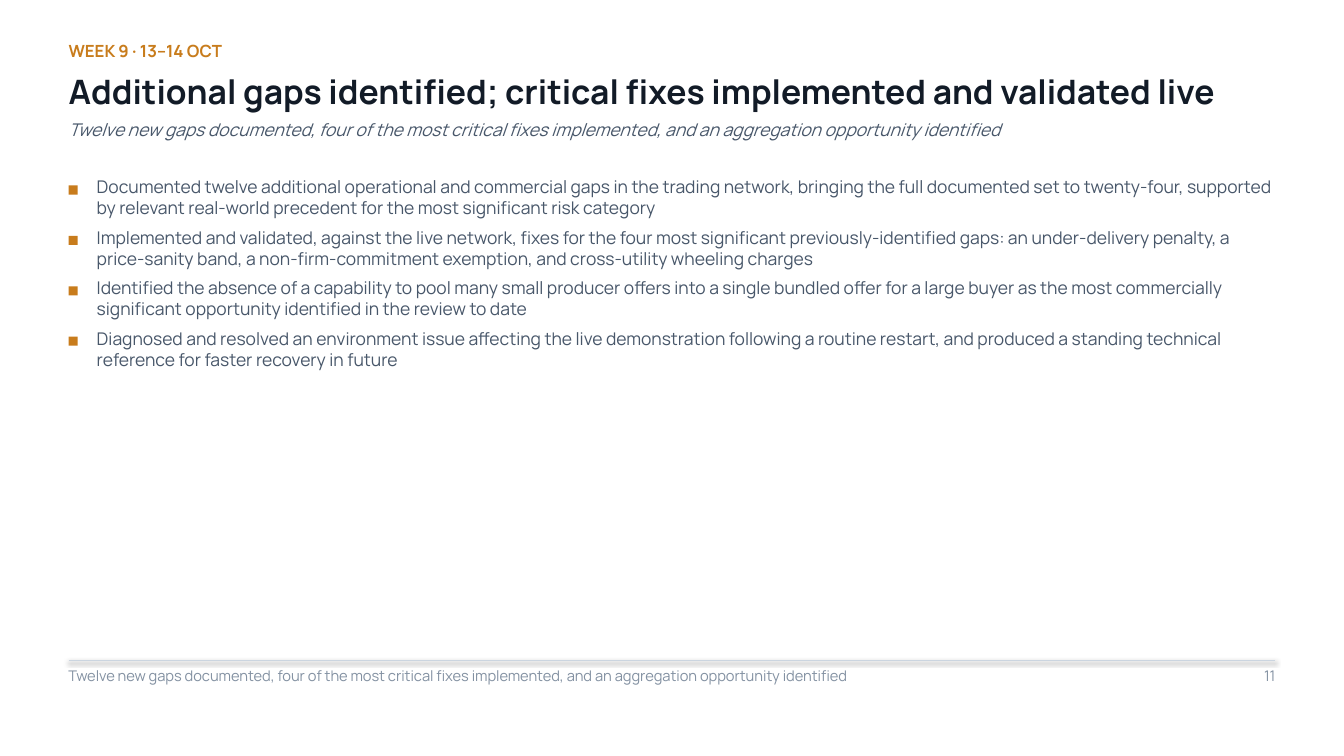
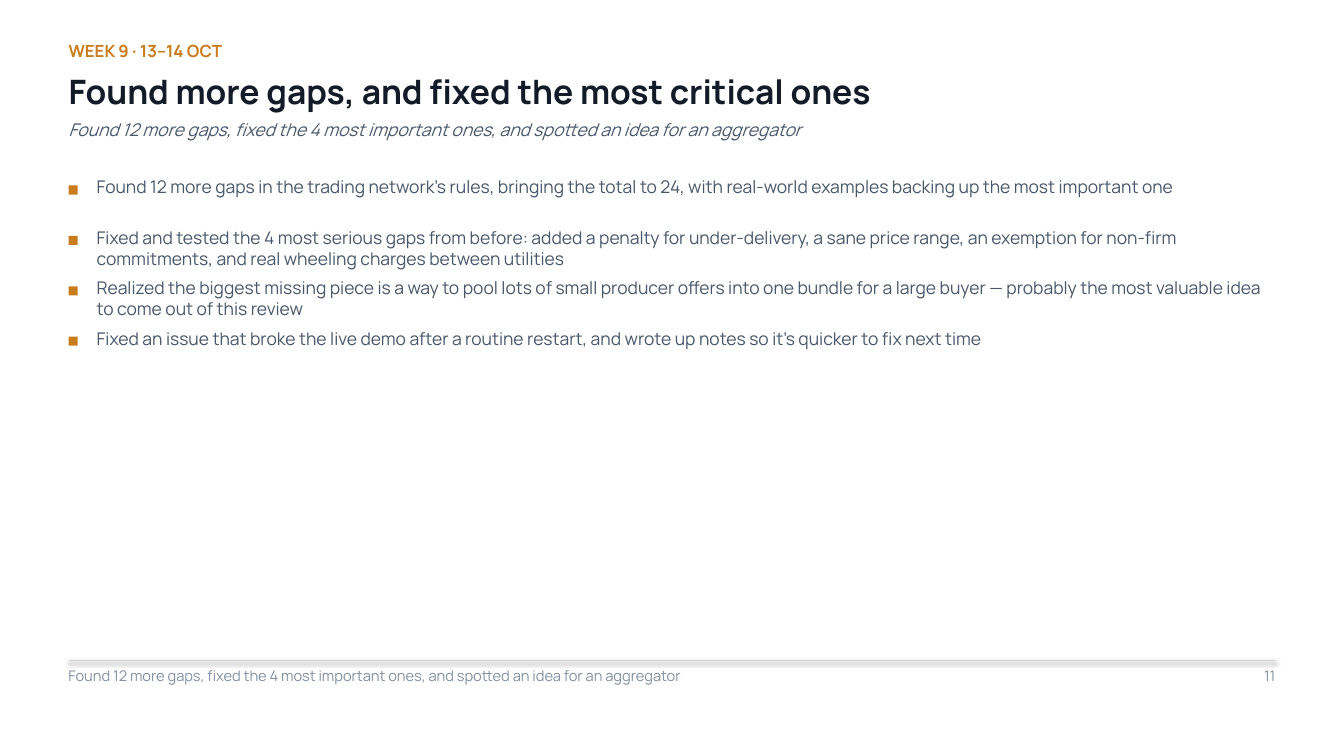
Before and after one commit to Sanjay-dev22/personal-deg, a slide deck: slide 11 of work-record/DEG-IES-Work-Record.pptx. Drawn at 1344x756 pixels with LibreOffice and Linux fonts; fonts in the diff are those of the drawing. Boxes give left, top, right and bottom in pixels: in the first picture for what was removed or moved away, otherwise in the second. Text is boxed around its words. In the diff, an @@ line names an element or a change of style, - is before the commit and + after.

```diff
--- a/work-record/DEG-IES-Work-Record.pptx
+++ b/work-record/DEG-IES-Work-Record.pptx
@@ text at bbox=[69, 79, 871, 113]: text changed @@
-Additional gaps identified; critical fixes implemented and validated live
+Found more gaps, and fixed the most critical ones
@@ text at bbox=[69, 123, 801, 141]: text changed @@
-Twelve new gaps documented, four of the most critical fixes implemented, and an aggregation opportunity identified
+Found 12 more gaps, fixed the 4 most important ones, and spotted an idea for an aggregator
@@ text at bbox=[97, 180, 1173, 198]: text changed @@
-Documented twelve additional operational and commercial gaps in the trading network, bringing the full documented set to twenty-four, supported by relevant real-world precedent for the most significant risk category
+Found 12 more gaps in the trading network's rules, bringing the total to 24, with real-world examples backing up the most important one
@@ text at bbox=[97, 231, 1176, 270]: text changed @@
-Implemented and validated, against the live network, fixes for the four most significant previously-identified gaps: an under-delivery penalty, a price-sanity band, a non-firm-commitment exemption, and cross-utility wheeling charges
+Fixed and tested the 4 most serious gaps from before: added a penalty for under-delivery, a sane price range, an exemption for non-firm commitments, and real wheeling charges between utilities
@@ text at bbox=[97, 281, 1260, 316]: text changed @@
-Identified the absence of a capability to pool many small producer offers into a single bundled offer for a large buyer as the most commercially significant opportunity identified in the review to date
+Realized the biggest missing piece is a way to pool lots of small producer offers into one bundle for a large buyer — probably the most valuable idea to come out of this review
@@ text at bbox=[97, 332, 981, 349]: text changed @@
-Diagnosed and resolved an environment issue affecting the live demonstration following a routine restart, and produced a standing technical reference for faster recovery in future
+Fixed an issue that broke the live demo after a routine restart, and wrote up notes so it's quicker to fix next time
@@ text at bbox=[68, 670, 680, 685]: text changed @@
-Twelve new gaps documented, four of the most critical fixes implemented, and an aggregation opportunity identified
+Found 12 more gaps, fixed the 4 most important ones, and spotted an idea for an aggregator
```
Also in this commit, not shown: 13 other slides changed.
